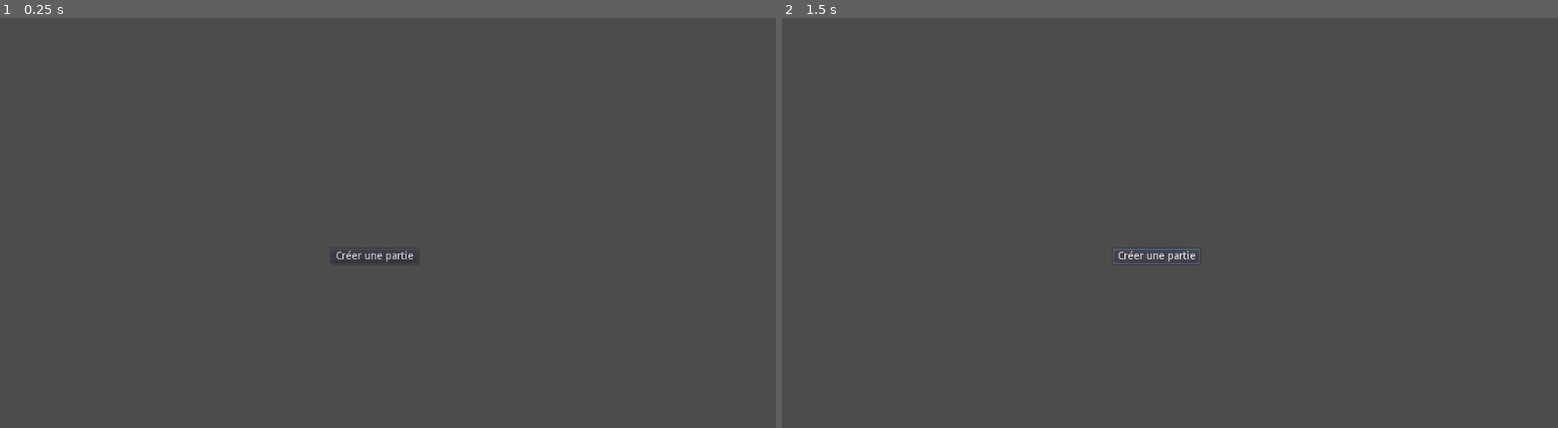
Above: before the commit, frames 1-2 (left to right).
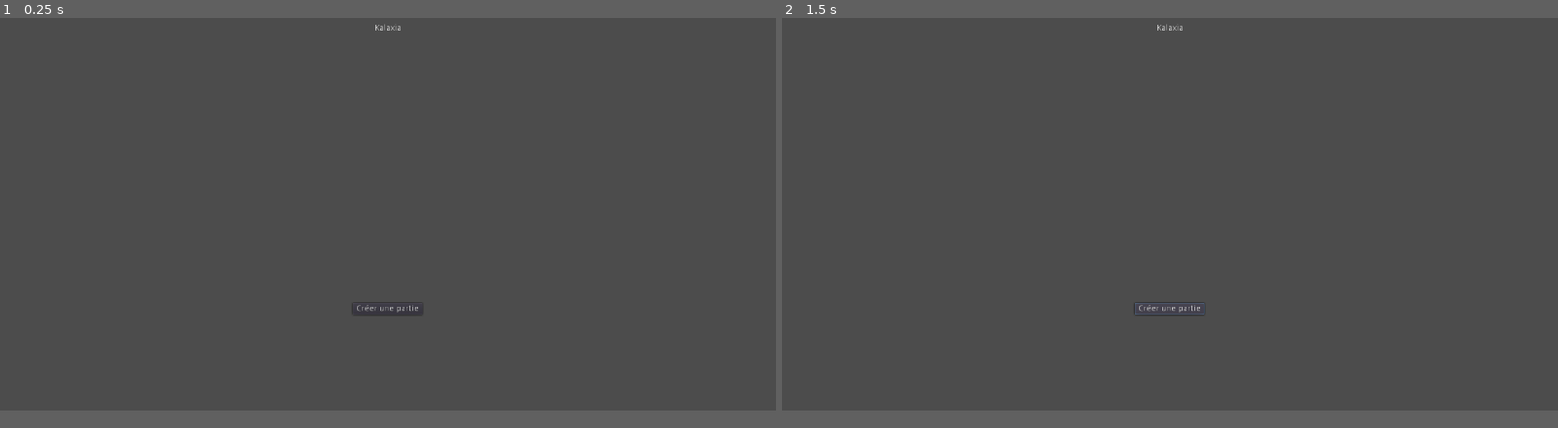
Above: after the commit, the same moments.

Repository: Kalaxia/client
Game: Godot game, scene res://menu_screen.tscn
Same seed, same stepped clock (60 frames per second), same inputs: the game is played once before the commit and once after it. Before the commit the project starts from res://kalaxia.tscn.
Inputs:
- Up to frame 1 (0.25 s): no input
- Up to frame 2 (1.5 s): click "Créer une partie" at 0.5 s; click "Créer une partie" at 1.25 s
In our replay, the window is 800x468 before the commit and 800x450 after it. These sizes can differ from the game's own. Grey fills any space a smaller window leaves; there, only what the larger window draws over its background counts as a difference.

The runs differ from the first frame. In frame 1, 0.2% of the frame differs, in the area x 43-54%, y 1-73%; in frame 2, 0.3%, in the area x 42-55%, y 1-73%.

Commit message:
Implement lobbies listing and creation

Diff:
--- a/kalaxia.tscn
+++ /dev/null
@@ -1,27 +0,0 @@
-[gd_scene load_steps=2 format=2]
-
-[ext_resource path="res://kalaxia.gd" type="Script" id=1]
-
-[node name="Kalaxia" type="CanvasLayer"]
-script = ExtResource( 1 )
-
-[node name="HTTPRequest" type="HTTPRequest" parent="."]
-
-[node name="Button" type="Button" parent="."]
-margin_left = 437.0
-margin_top = 363.0
-margin_right = 552.0
-margin_bottom = 383.0
-text = "Créer une partie"
-__meta__ = {
-"_edit_use_anchors_": false
-}
-
-[node name="Lobbies" type="HBoxContainer" parent="."]
-margin_left = 364.543
-margin_top = 198.338
-margin_right = 404.543
-margin_bottom = 238.338
-__meta__ = {
-"_edit_use_anchors_": false
-}
--- /dev/null
+++ b/lobby_card.tscn
@@ -0,0 +1,44 @@
+[gd_scene load_steps=2 format=2]
+
+[ext_resource path="res://src/lobby_card.gd" type="Script" id=1]
+
+[node name="LobbyCard" type="ItemList"]
+margin_right = 300.0
+margin_bottom = 300.0
+size_flags_horizontal = 3
+size_flags_vertical = 3
+script = ExtResource( 1 )
+__meta__ = {
+"_edit_use_anchors_": false
+}
+
+[node name="Body" type="VBoxContainer" parent="."]
+anchor_right = 1.0
+anchor_bottom = 1.0
+size_flags_horizontal = 3
+size_flags_vertical = 3
+__meta__ = {
+"_edit_use_anchors_": false
+}
+
+[node name="Name" type="Label" parent="Body"]
+margin_right = 300.0
+margin_bottom = 14.0
+align = 1
+__meta__ = {
+"_edit_use_anchors_": false
+}
+
+[node name="Section" type="ScrollContainer" parent="Body"]
+margin_top = 18.0
+margin_right = 300.0
+margin_bottom = 276.0
+size_flags_vertical = 3
+
+[node name="Players" type="VBoxContainer" parent="Body/Section"]
+
+[node name="Join" type="Button" parent="Body"]
+margin_top = 280.0
+margin_right = 300.0
+margin_bottom = 300.0
+text = "Rejoindre"
--- a/lobbycard.gd
+++ /dev/null
@@ -1,6 +0,0 @@
-extends Control
-
-var lobby = null
-
-func _ready():
-	$Name.set_text(lobby.id)
--- a/lobbycard.tscn
+++ /dev/null
@@ -1,27 +0,0 @@
-[gd_scene load_steps=2 format=2]
-
-[ext_resource path="res://lobbycard.gd" type="Script" id=1]
-
-[node name="LobbyCard" type="Control"]
-margin_right = 300.0
-margin_bottom = 300.0
-script = ExtResource( 1 )
-__meta__ = {
-"_edit_use_anchors_": false
-}
-
-[node name="Name" type="Label" parent="."]
-margin_right = 40.0
-margin_bottom = 14.0
-__meta__ = {
-"_edit_use_anchors_": false
-}
-
-[node name="VBoxContainer" type="VBoxContainer" parent="."]
-margin_left = 23.0
-margin_top = 53.0
-margin_right = 252.0
-margin_bottom = 193.0
-__meta__ = {
-"_edit_use_anchors_": false
-}
--- /dev/null
+++ b/menu_screen.tscn
@@ -0,0 +1,66 @@
+[gd_scene load_steps=2 format=2]
+
+[ext_resource path="res://src/menu_screen.gd" type="Script" id=1]
+
+[node name="MenuScreen" type="Control"]
+anchor_right = 1.0
+anchor_bottom = 1.0
+script = ExtResource( 1 )
+__meta__ = {
+"_edit_use_anchors_": false
+}
+
+[node name="HTTPRequest" type="HTTPRequest" parent="."]
+
+[node name="Body" type="VBoxContainer" parent="."]
+anchor_right = 1.0
+anchor_bottom = 1.0
+__meta__ = {
+"_edit_use_anchors_": false
+}
+
+[node name="Header" type="HBoxContainer" parent="Body"]
+margin_right = 1280.0
+margin_bottom = 178.0
+size_flags_vertical = 3
+size_flags_stretch_ratio = 0.5
+alignment = 1
+
+[node name="Title" type="Label" parent="Body/Header"]
+margin_left = 618.0
+margin_top = 82.0
+margin_right = 662.0
+margin_bottom = 96.0
+text = "Kalaxia"
+
+[node name="Section" type="ScrollContainer" parent="Body"]
+margin_left = 100.0
+margin_top = 182.0
+margin_right = 1180.0
+margin_bottom = 538.0
+size_flags_vertical = 3
+
+[node name="Lobbies" type="HBoxContainer" parent="Body/Section"]
+margin_right = 1080.0
+margin_bottom = 356.0
+size_flags_horizontal = 3
+size_flags_vertical = 3
+
+[node name="Footer" type="HBoxContainer" parent="Body"]
+margin_top = 542.0
+margin_right = 1280.0
+margin_bottom = 720.0
+size_flags_vertical = 3
+size_flags_stretch_ratio = 0.5
+alignment = 1
+
+[node name="LobbyCreationButton" type="Button" parent="Body/Footer"]
+margin_left = 582.0
+margin_top = 50.0
+margin_right = 697.0
+margin_bottom = 20.0
+size_flags_vertical = 0
+text = "Créer une partie"
+__meta__ = {
+"_edit_use_anchors_": false
+}
--- a/project.godot
+++ b/project.godot
@@ -16,8 +16,14 @@
 [application]
 
 config/name="Kalaxia Client"
-run/main_scene="res://kalaxia.tscn"
+run/main_scene="res://menu_screen.tscn"
 config/icon="res://icon.png"
+
+[display]
+
+window/size/width=1280
+window/size/height=720
+window/stretch/mode="2d"
 
 [rendering]
 
--- /dev/null
+++ b/src/lobby_card.gd
@@ -0,0 +1,7 @@
+extends Control
+
+var lobby = null
+
+func _ready():
+	print(lobby)
+	get_node('Body/Name').set_text(lobby.id)
--- a/kalaxia.gd
+++ b/src/menu_screen.gd
@@ -1,10 +1,9 @@
-extends Node
+extends Control
 
-var lobby_card_scene = preload("res://lobbycard.tscn")
-var lobbies = [];
+var lobby_card_scene = preload("res://lobby_card.tscn")
 
 func _ready():
-	$Button.connect("button_down", self, "create_lobby")
+	get_node("Body/Footer/LobbyCreationButton").connect("button_down", self, "create_lobby")
 	$HTTPRequest.connect("request_completed", self, "_on_request_completed")
 	get_lobbies()
 
@@ -14,23 +13,18 @@
 func create_lobby():
 	$HTTPRequest.request("http://127.0.0.1:8080/lobbies/", [], false, HTTPClient.METHOD_POST)
 
-func display_lobbies(l):
-	lobbies = l
+func add_lobby_cards(lobbies):
 	for lobby in lobbies:
 		add_lobby_card(lobby)
-
-func display_lobby(l):
-	lobbies.push_back(l)
-	add_lobby_card(l)
 
 func add_lobby_card(lobby):
 	var lobby_card = lobby_card_scene.instance()
 	lobby_card.lobby = lobby
-	$Lobbies.add_child(lobby_card)
+	get_node("Body/Section/Lobbies").add_child(lobby_card)
 
 func _on_request_completed(result, response_code, headers, body):
 	var json = JSON.parse(body.get_string_from_utf8())
 	if response_code == 200:
-		display_lobbies(json.result)
+		add_lobby_cards(json.result)
 	elif response_code == 201:
-		display_lobby(json.result)
+		add_lobby_card(json.result)
